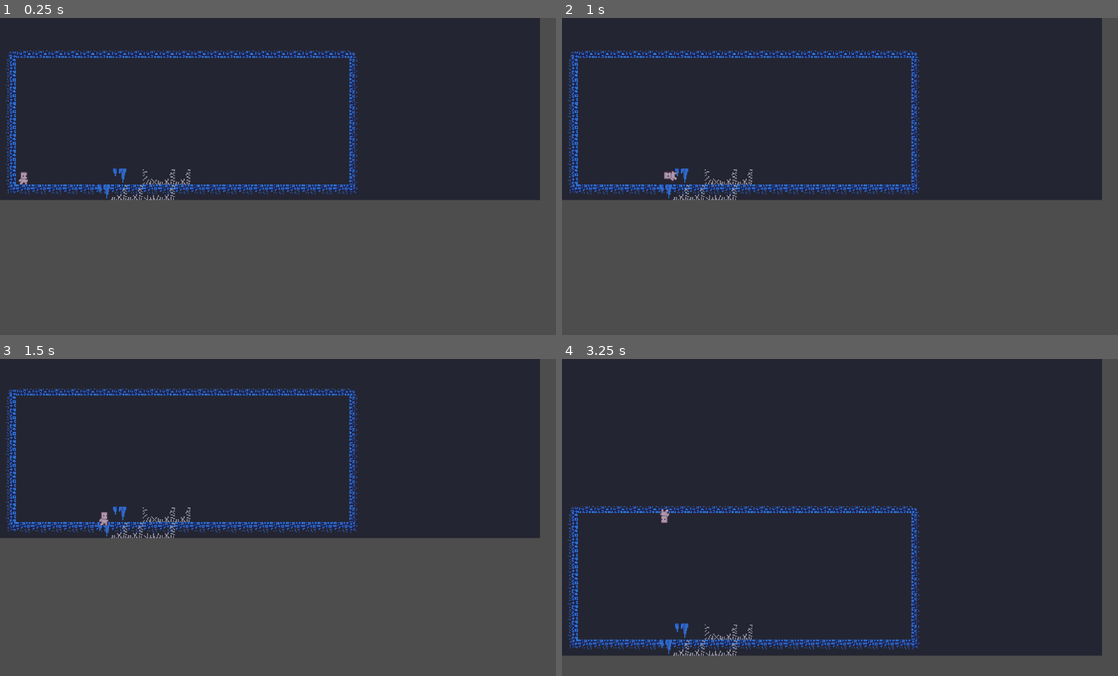
Above: before the commit, frames 1-4 (two rows, left to right).
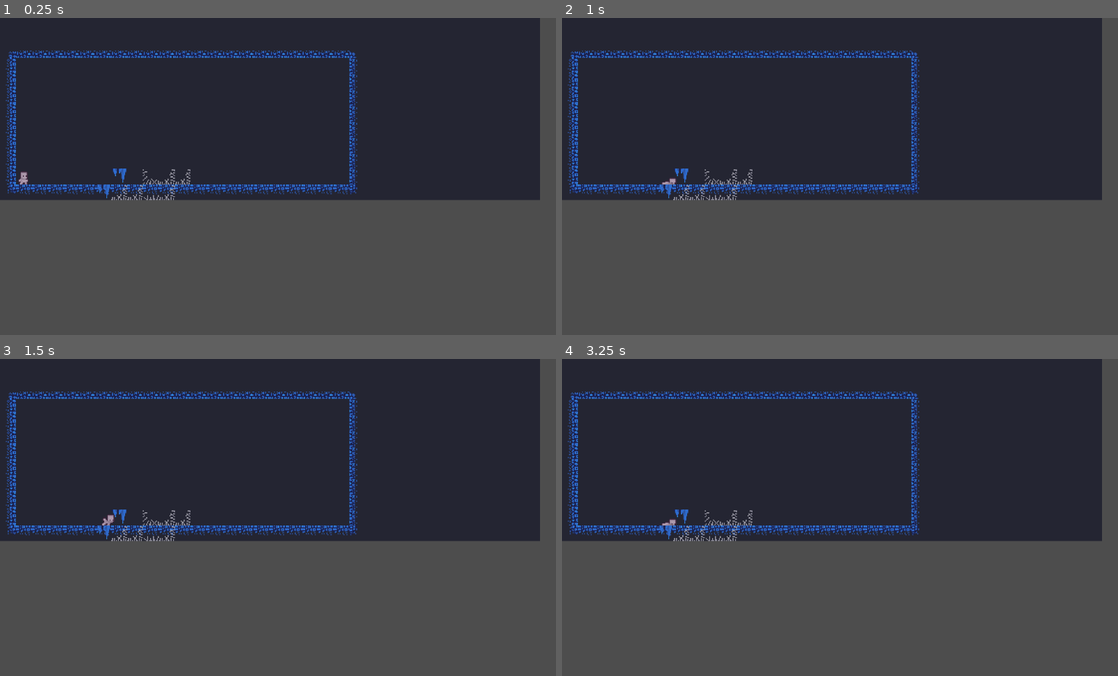
Above: after the commit, the same moments.

Repository: EmilianoTL/VGDAI_05_TombOfTheMask
Game: Godot game, scene res://scenes/main.tscn
Same seed, same stepped clock (60 frames per second), same inputs: the game is played once before the commit and once after it.
Inputs:
- Up to frame 1 (0.25 s): no input
- Up to frame 2 (1 s): tap Enter at 0.5 s; hold Right (ui_right) from 0.53 s (still down)
- Up to frame 3 (1.5 s): tap Space at 1.25 s; release Right (ui_right) at 1.28 s; hold Down (ui_down) from 1.28 s (still down)
- Up to frame 4 (3.25 s): tap Enter at 2 s; release Down (ui_down) at 2.03 s; hold Right (ui_right) 2.03-2.78 s; tap Space at 2.75 s; hold Up (ui_up) from 2.78 s (still down)

Frame 1 is identical in both runs. In frame 2, less than 0.1% of the frame differs, in the area x 17-21%, y 48-53%; in frame 3, 5.2%; in frame 4, 40%, in the area x 0-98%, y 10-94%.

Commit message:
i don't remember the diferrence, i only know that have the script of autoloads #

Diff:
--- a/scenes/main.tscn
+++ b/scenes/main.tscn
@@ -118,6 +118,7 @@
 
 [node name="Player" parent="." groups=["Player"] instance=ExtResource("2_0wfyh")]
 position = Vector2(23, 296)
+collision_layer = 3
 
 [node name="Camera2D" type="Camera2D" parent="." node_paths=PackedStringArray("player")]
 script = ExtResource("3_sugp2")
--- a/scenes/player.tscn
+++ b/scenes/player.tscn
@@ -48,7 +48,7 @@
 "texture": SubResource("AtlasTexture_tipki")
 }],
 "loop": true,
-"name": &"dead",
+"name": &"death",
 "speed": 5.0
 }, {
 "frames": [{
@@ -71,8 +71,7 @@
 
 [node name="AnimatedSprite2D" type="AnimatedSprite2D" parent="."]
 sprite_frames = SubResource("SpriteFrames_tipki")
-animation = &"idle"
-frame_progress = 0.6069076
+animation = &"death"
 
 [node name="CollisionShape2D" type="CollisionShape2D" parent="."]
 shape = SubResource("RectangleShape2D_85g3d")
--- /dev/null
+++ b/scripts/autoloads/GameManager.gd
@@ -0,0 +1,10 @@
+extends Node
+
+var score = 0
+
+func add_score(points):
+	score += points
+	print("Score: ", score)
+
+func restart_game():
+	get_tree().reload_current_scene()
--- a/scripts/controller/player.gd
+++ b/scripts/controller/player.gd
@@ -12,7 +12,13 @@
 
 func _physics_process(delta: float) -> void:
 	if is_moving:
-		if move_and_collide(move_dir * speed * delta):
+		var collision = move_and_collide(move_dir * speed * delta)
+		if collision:
+			var collider = collision.get_collider()
+			print(collider)
+			if collider.is_in_group("Spikes"):
+				morir() # Función personalizada para morir
+				return # Salimos para no ejecutar la lógica de pared (rotación, etc)
 			is_moving = false
 			anim_sprite.play("idle")
 			look_at(position + orientation)
@@ -36,3 +42,17 @@
 	is_moving = true
 	look_at(position + move_dir)
 	anim_sprite.play("dash")
+
+func morir() -> void:
+	print("¡Has muerto!")
+	# "disable the Movement"
+	is_moving = false
+	move_dir = Vector2.ZERO
+	set_physics_process(false) # Bloquea todo el código de movimiento
+
+	# "play the Death animation"
+	anim_sprite.play("death")
+
+	# "re-start the game after few seconds"
+	await get_tree().create_timer(1.0).timeout
+	get_tree().reload_current_scene()
Not shown, added: scripts/autoloads/GameManager.gd.uid
